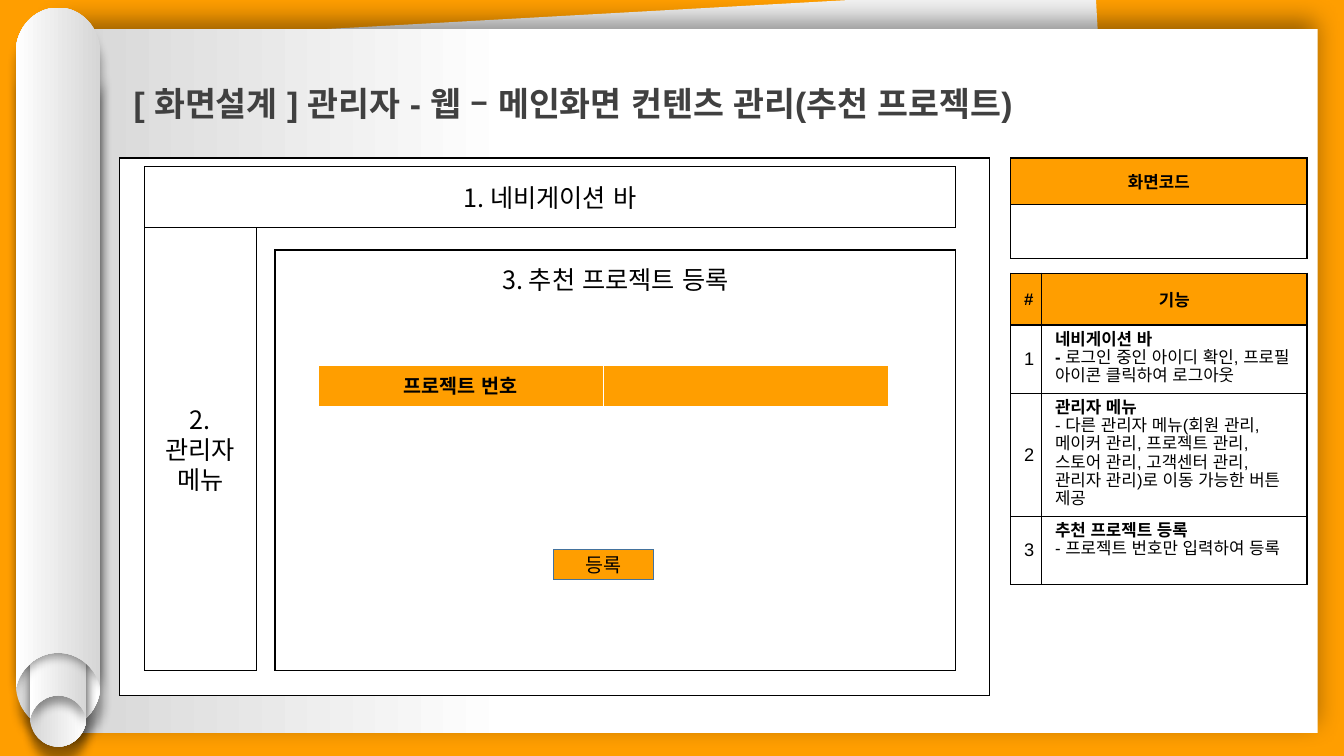
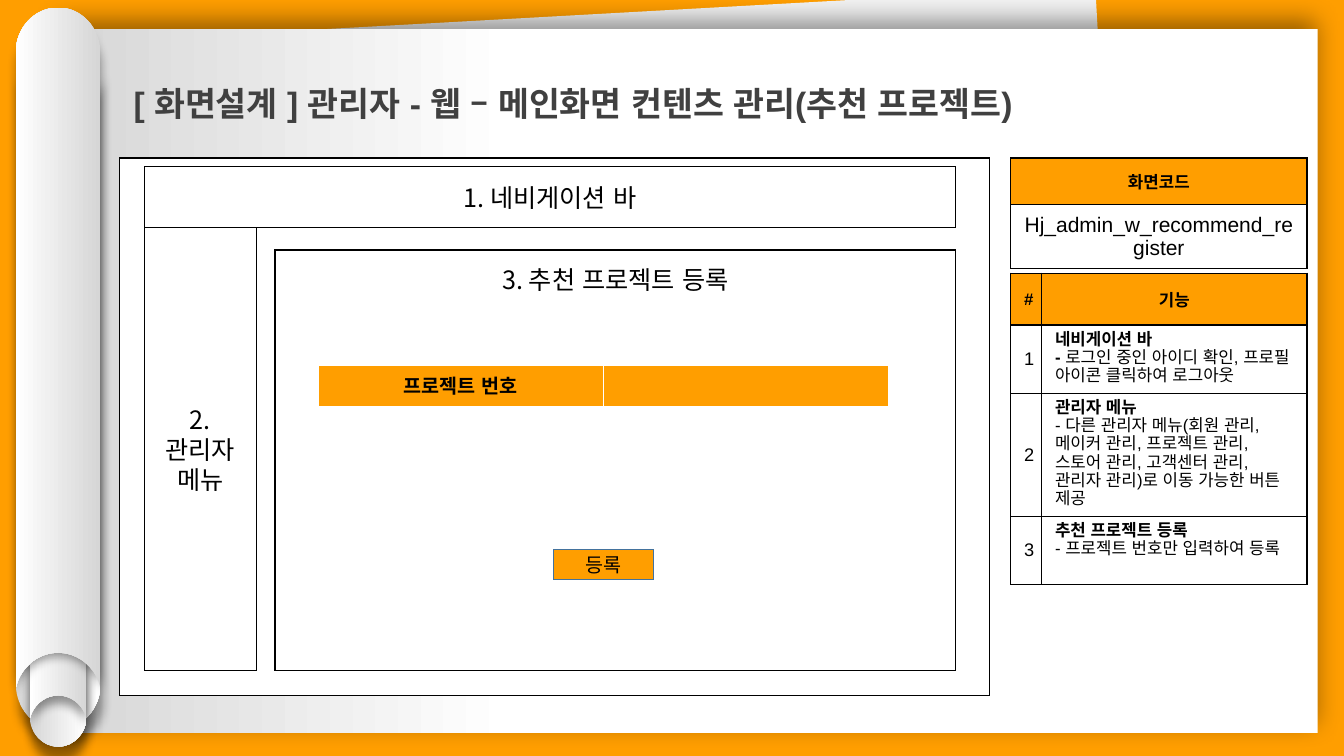
Before and after one commit to hhsw07/ezen-academy-projects, a slide deck: slide 20 of 0 발표용 파워포인트/project06 - 파워포인트 종합 - 형준.pptx. Drawn at 1344x756 pixels with LibreOffice and Linux fonts; fonts in the diff are those of the drawing. Boxes give left, top, right and bottom in pixels: in the first picture for what was removed or moved away, otherwise in the second. Text is boxed around its words. In the diff, an @@ line names an element or a change of style, - is before the commit and + after.

```diff
--- a/0 발표용 파워포인트/project06 - 파워포인트 종합 - 형준.pptx
+++ b/0 발표용 파워포인트/project06 - 파워포인트 종합 - 형준.pptx
@@ table at (x1=1011, y1=158, x2=1308, y2=269) @@
-row 2, column 1: 
+row 2, column 1: Hj_admin_w_recommend_register
```
Also in this commit, not shown: 19 other slides changed.
